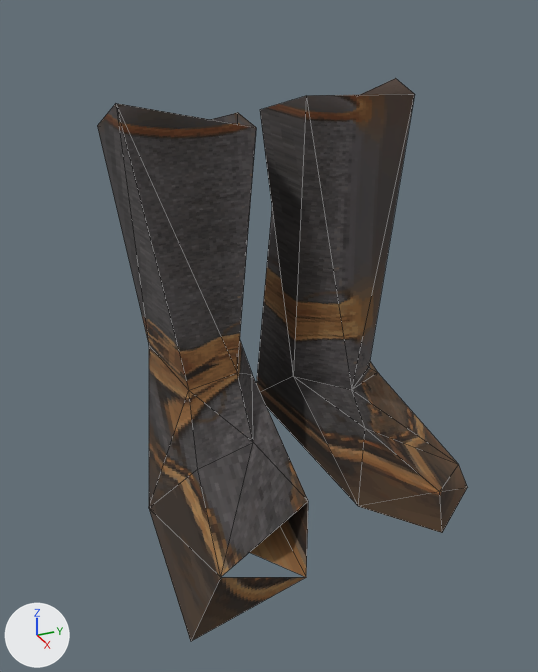
A saved change to the glTF model assets/models/armadura/botas/fieltro@mujer.glb.
Before and after are seen from a 50 mm camera at (0.553, -0.295, 0.466) aimed at (-0.058, -0.02, 0.161). The axes (+X, +Y, +Z) are drawn at lower left. The lights are the same throughout. The first picture is the older version. Mesh edges are drawn as thin lines. Vertices at exactly the same position are counted once.

The first picture shows 'armadura.botas.fieltro'.
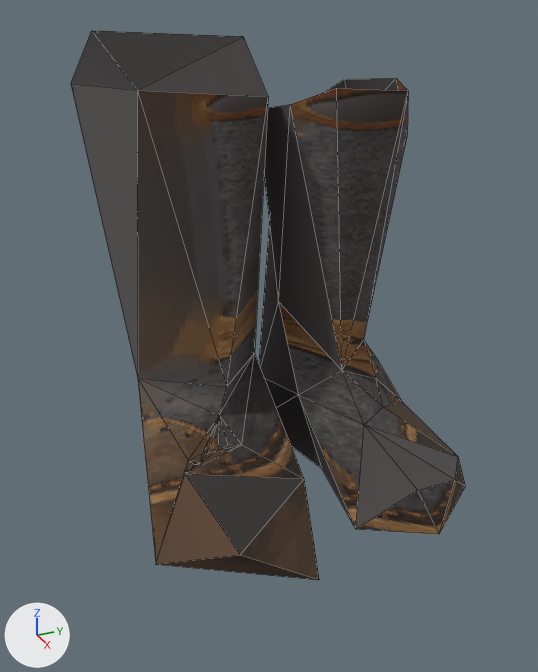
Changed parts and their boxes [x1, y1, x2, y2] in the pictures (538 x 672 px):
'armadura.botas.fieltro', reshaped (6% wider): before [97, 78, 467, 641]; after [71, 31, 465, 580]
part 1 of me_armadura_botas_fieltro, rebuilt (17% wider): before [97, 103, 308, 641]; after [71, 31, 319, 580]
part 2 of me_armadura_botas_fieltro, rebuilt: before [256, 78, 467, 533]; after [259, 78, 465, 534]

Diff of the bpy script that builds the scene:
```diff
--- a/assets/models/armadura/botas/fieltro@mujer.glb.py
+++ b/assets/models/armadura/botas/fieltro@mujer.glb.py
@@ me_armadura_botas_fieltro @@
 # used by ob_armadura_botas_fieltro; location = (0.0, 0.0, 0.0)
-me_armadura_botas_fieltro.from_pydata(...)  # 43 vertices, 69 faces; spans x -0.225..0.109, y -0.157..0.165, z -0.061..0.387
+me_armadura_botas_fieltro.from_pydata(...)  # 64 vertices, 114 faces; spans x -0.237..0.106, y -0.167..0.165, z -0.021..0.44
+# me_armadura_botas_fieltro part 1: the loose piece of 22 vertices spanning x -0.225..0.091, y -0.157..0.0, z -0.061..0.384 is rebuilt with 32 vertices and now spans x -0.237..0.104, y -0.167..0.011, z -0.016..0.44
+# me_armadura_botas_fieltro part 2: the loose piece of 21 vertices spanning x -0.219..0.109, y 0.018..0.165, z -0.012..0.387 is rebuilt with 32 vertices and now spans x -0.22..0.106, y 0.013..0.165, z -0.021..0.39
 me_armadura_botas_fieltro.materials.append(mat_pieza)
```
